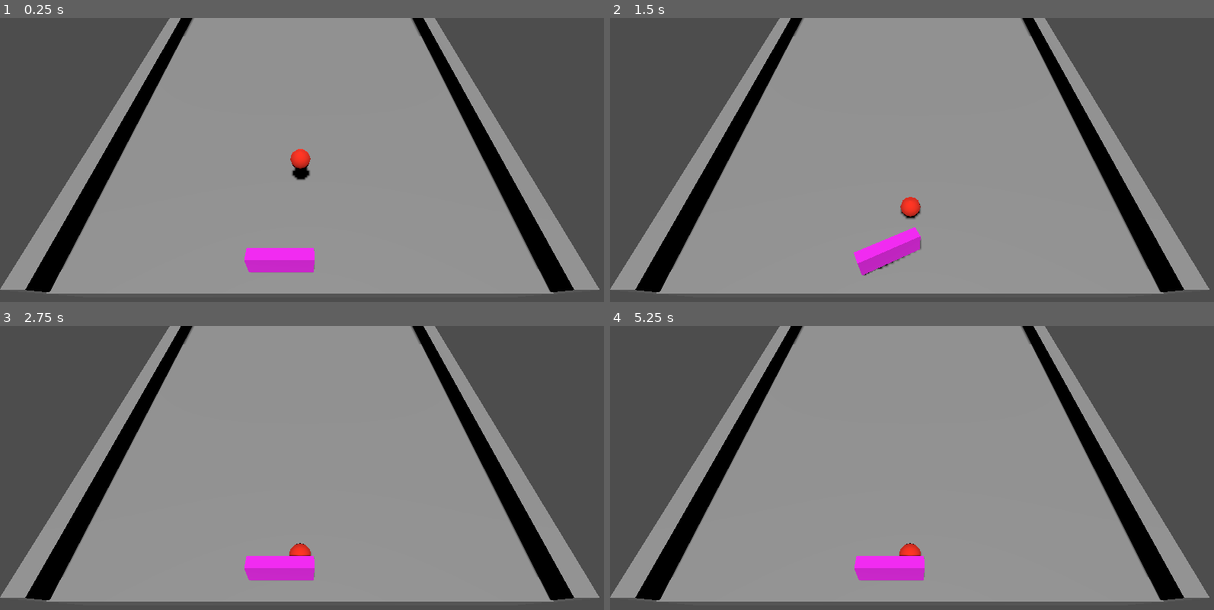
Above: before the commit, frames 1-4 (two rows, left to right).
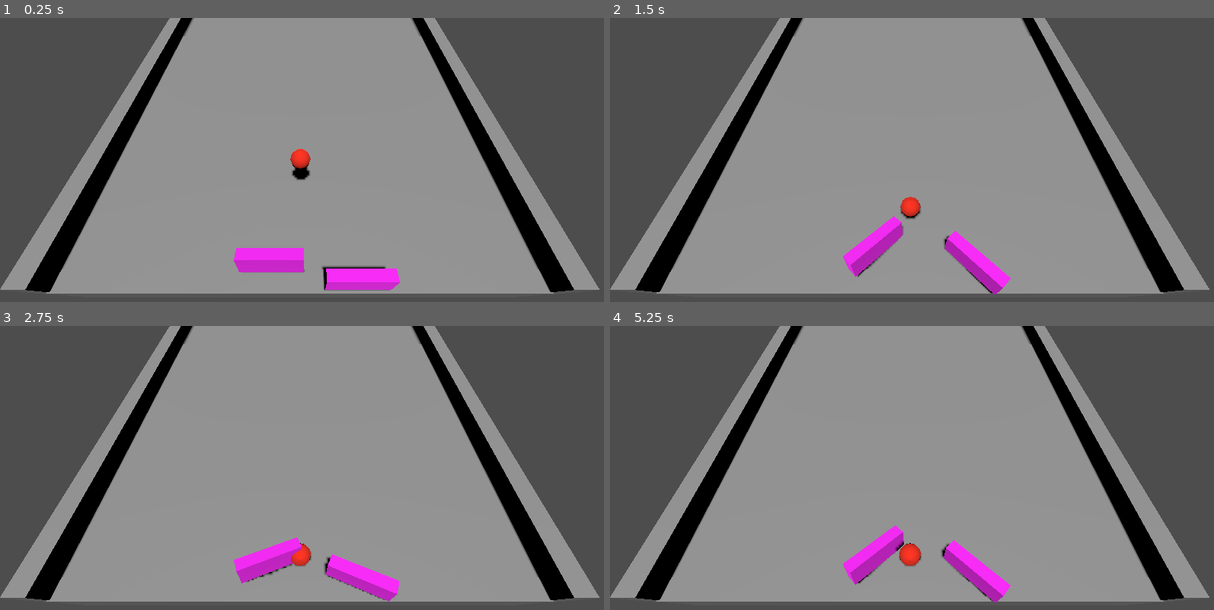
Above: after the commit, the same moments.

Repository: akashkatir/pin-boy
Game: Godot game, scene res://main.tscn
Two runs of this game, one before a commit and one after it. Both use one fixed random seed, a clock stepped at 60 frames per second and the inputs below.
Inputs:
- Up to frame 1 (0.25 s): no input
- Up to frame 2 (1.5 s): tap Enter (flip) at 0.5, 1.35 s; hold Enter (flip) 0.53-1.28 s
- Up to frame 3 (2.75 s): hold Enter (flip) from 2.03 s (still down)
- Up to frame 4 (5.25 s): release Enter (flip) at 2.78 s; tap Enter (flip) at 2.85, 4.35 s; hold Enter (flip) 3.53-4.28 s; hold Enter (flip) from 5.03 s (still down)

The runs differ from the first frame. In frame 1, 1.3% of the frame differs, in the area x 38-67%, y 80-96%; in frame 2, 2.3%; in frame 3, 2.2%; in frame 4, 2.4%, in the area x 38-67%, y 70-98%.

Commit message:
Fix errors and warnings; add debounce.

Diff:
--- a/ball.tscn
+++ b/ball.tscn
@@ -6,10 +6,10 @@
 albedo_color = Color(1, 0.184314, 0.0980392, 1)
 
 [node name="Ball" type="RigidBody3D"]
+metadata/_edit_group_ = true
 
 [node name="CollisionShape3D" type="CollisionShape3D" parent="."]
 shape = SubResource("SphereShape3D_7g6mn")
-metadata/_edit_group_ = true
 
-[node name="CSGSphere3D" type="CSGSphere3D" parent="."]
+[node name="Model" type="CSGSphere3D" parent="."]
 material = SubResource("StandardMaterial3D_n4egs")
--- a/flipper.gd
+++ b/flipper.gd
@@ -1,8 +1,13 @@
 extends CharacterBody3D
+
+# Time before a flip action can be pressed again and have an effect.
+var debounce_time = 0.4;
 
 func _physics_process(_delta):
 	if Input.is_action_pressed("flip"):
-		$AnimationPlayer.stop()
+		if ($AnimationPlayer.is_playing() and
+			$AnimationPlayer.current_animation_position > debounce_time):
+			$AnimationPlayer.stop()
 		$AnimationPlayer.play("flip")
 
 # Called when the node enters the scene tree for the first time.
@@ -11,5 +16,5 @@
 
 
 # Called every frame. 'delta' is the elapsed time since the previous frame.
-func _process(delta: float) -> void:
+func _process(_delta: float) -> void:
 	pass
--- a/flipper.tscn
+++ b/flipper.tscn
@@ -50,7 +50,7 @@
 metadata/_edit_group_ = true
 
 [node name="CollisionShape3D" type="CollisionShape3D" parent="."]
-transform = Transform3D(2.79573, 0, 0, 0, 2.79573, 0, 0, 0, 2.79573, 0.00173755, 0.000463346, 0.00191475)
+transform = Transform3D(2.79573, 0, 0, 0, 2.79573, 0, 0, 0, 2.79573, 0.00173759, 0.000463346, 0.00191475)
 shape = SubResource("BoxShape3D_6eg4b")
 
 [node name="AnimationPlayer" type="AnimationPlayer" parent="."]
@@ -61,6 +61,6 @@
 [node name="Pivot" type="Node3D" parent="."]
 transform = Transform3D(1, 0, 0, 0, 1, 0, 0, 0, 1, -1, 0, 0)
 
-[node name="Object" type="CSGBox3D" parent="Pivot"]
+[node name="Model" type="CSGBox3D" parent="Pivot"]
 transform = Transform3D(2.79573, 0, 0, 0, 1.08521, 0, 0, 0, 0.532906, 0.999178, -0.000219205, -0.000905853)
 material = SubResource("StandardMaterial3D_cbcp2")
--- a/main.tscn
+++ b/main.tscn
@@ -40,7 +40,10 @@
 transform = Transform3D(1, 0, 0, 0, 1, 0, 0, 0, 1, 0, -0.415232, 9.56205)
 
 [node name="Flipper" parent="." instance=ExtResource("2_q38j6")]
-transform = Transform3D(1, 0, 0, 0, 1, 0, 0, 0, 1, -0.802793, -2.79188, 13.8015)
+transform = Transform3D(1, 0, 0, 0, 1, 0, 0, 0, 1, -1.21773, -2.79188, 13.8015)
+
+[node name="Flipper2" parent="." instance=ExtResource("2_q38j6")]
+transform = Transform3D(-1, 0, 0, 0, 0.992538, -0.121939, 0, 0.121939, 0.992538, 2.45421, -3.0628, 14.498)
 
 [node name="Wall" type="StaticBody3D" parent="."]
 transform = Transform3D(1, 0, 0, 0, 0.965926, -0.258819, 0, 0.258819, 0.965926, 11.2653, -0.0551649, 0.205878)
